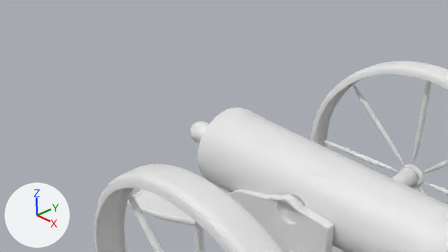
Renders of the Blender file Assets/02 Prefabs/models/Cannon2/cannon2.blend from each side of a commit.
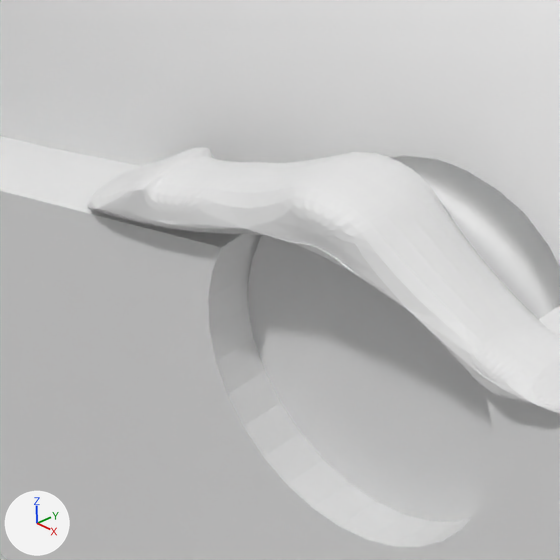
There are two pictures of each version: one from the file's camera 'Camera', one close up on the part from 58% to 68% of the width and 73% to 90% of the height. The lights are fixed; the arrows at lower left show +X, +Y and +Z.

The first close-up shows 'barrel', 'pivotlock.001', 'pivots', 'stand.001'.
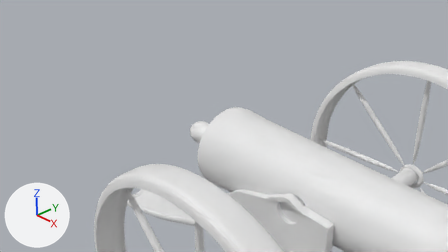
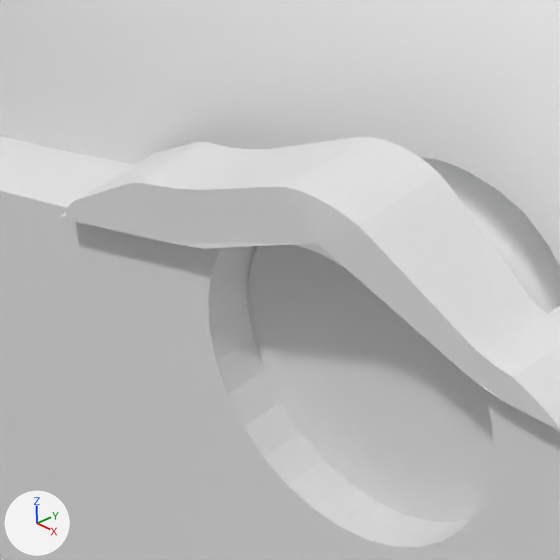
Edits to the bpy script that builds the scene:
```text
Change ob_pivotlock_001:
    remove _m = ob_pivotlock_001.modifiers.new('Subsurf', 'SUBSURF')
    remove _m.levels = 3
    remove _m.render_levels = 3
```

Location of each change, [x1, y1, x2, y2] in pixels of the close-ups (560 x 560 px):
'pivotlock.001', modifiers changed
    before: [87, 147, 560, 413]
    after: [57, 137, 560, 431]
